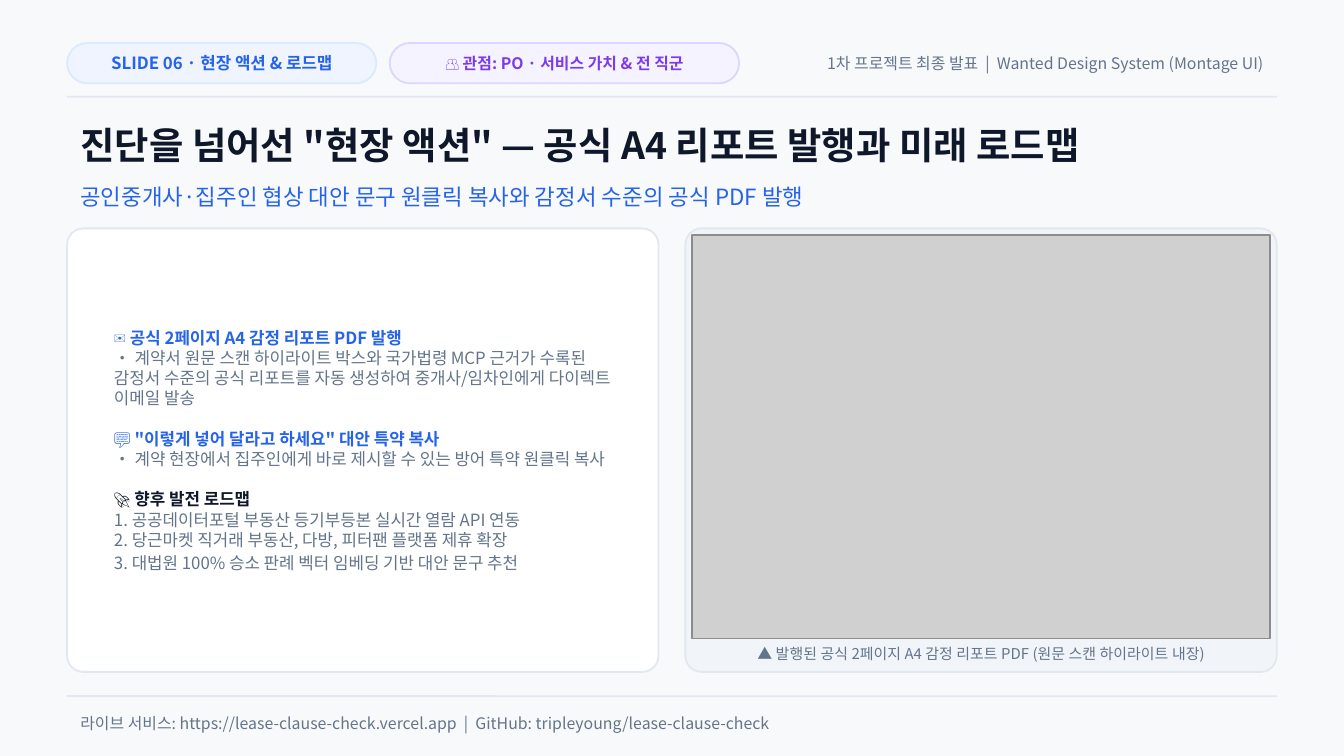
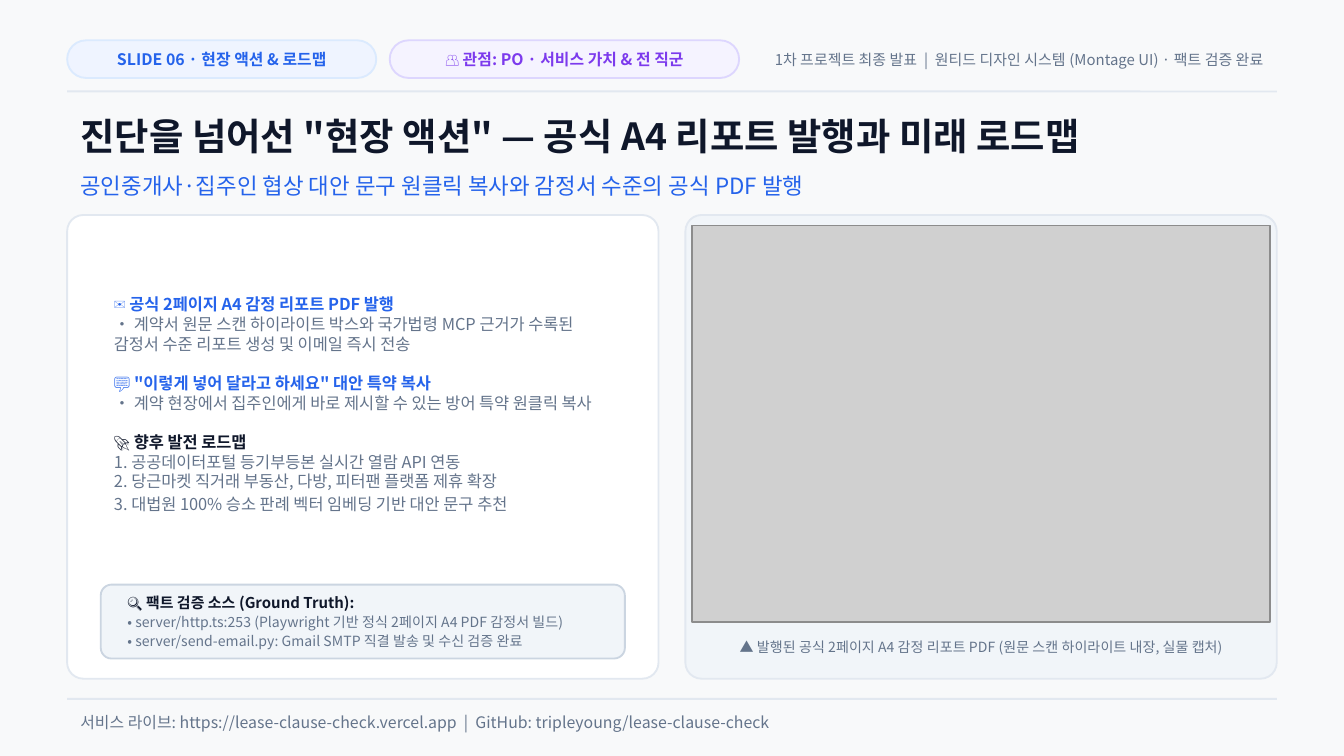
Before and after one commit to tripleyoung/lease-clause-check, a slide deck: slide 6 of submission/01_발표자료_계약서특약점검기.pptx. Drawn at 1344x756 pixels with LibreOffice and Linux fonts; fonts in the diff are those of the drawing; grey boxes stand for pictures. Boxes give left, top, right and bottom in pixels: in the first picture for what was removed or moved away, otherwise in the second. Text is boxed around its words. In the diff, an @@ line names an element or a change of style, - is before the commit and + after.

Commit message:
docs(presentation): 전 슬라이드에 팩트 검증 코드 근거(Ground Truth) 및 커밋 해시 명시

```diff
--- a/submission/01_발표자료_계약서특약점검기.pptx
+++ b/submission/01_발표자료_계약서특약점검기.pptx
@@ text "SLIDE 06 · 현장 액션 ..." at [117,51,327,67]: size 9 to 8.5 pt @@
@@ text at [775,52,1264,69]: text changed; size 8.5 to 8 pt @@
-1차 프로젝트 최종 발표 | Wanted Design System (Montage UI)
+1차 프로젝트 최종 발표 | 원티드 디자인 시스템 (Montage UI) · 팩트 검증 완료
@@ 2 rounded rectangles, 1 text, 1 line: place and size @@
-2 rounded rectangles, 1 text, 1 line at [67,43,1277,97]
+2 rounded rectangles, 1 text, 1 line at [67,40,1277,91]
@@ text "진단을 넘어선 "현장 액션" — ...": place and size @@
-text "진단을 넘어선 "현장 액션" — ..." at [80,127,1080,163]
+text "진단을 넘어선 "현장 액션" — ..." at [80,118,1080,154]
@@ text "공인중개사·집주인 협상 대안 문구 원클릭 ...": place and size @@
-text "공인중개사·집주인 협상 대안 문구 원클릭 ..." at [80,186,803,207]
+text "공인중개사·집주인 협상 대안 문구 원클릭 ..." at [80,175,803,196]
@@ rounded rectangle: place and size @@
-rounded rectangle at [67,228,659,672]
+rounded rectangle at [67,215,659,679]
@@ rounded rectangle at [67,215,659,679]: proportions changed @@
@@ rounded rectangle at [685,215,1277,679]: proportions changed @@
@@ rounded rectangle: place and size @@
-rounded rectangle at [685,228,1277,672]
+rounded rectangle at [685,215,1277,679]
@@ picture: place and size @@
-picture at [692,235,1270,638]
+picture at [692,226,1270,622]
@@ text at [114,296,592,512]: text changed; size 9 to 8.8 pt @@
-✉️ 공식 2페이지 A4 감정 리포트 PDF 발행
-• 계약서 원문 스캔 하이라이트 박스와 국가법령 MCP 근거가 수록된 감정서 수준의 공식 리포트를 자동 생성하여 중개사/임차인에게 다이렉트 이메일 발송
-💬 "이렇게 넣어 달라고 하세요" 대안 특약 복사
-• 계약 현장에서 집주인에게 바로 제시할 수 있는 방어 특약 원클릭 복사
-🚀 향후 발전 로드맵
-1. 공공데이터포털 부동산 등기부등본 실시간 열람 API 연동
-2. 당근마켓 직거래 부동산, 다방, 피터팬 플랫폼 제휴 확장
-3. 대법원 100% 승소 판례 벡터 임베딩 기반 대안 문구 추천
+✉️ 공식 2페이지 A4 감정 리포트 PDF 발행
+• 계약서 원문 스캔 하이라이트 박스와 국가법령 MCP 근거가 수록된 감정서 수준 리포트 생성 및 이메일 즉시 전송
+💬 "이렇게 넣어 달라고 하세요" 대안 특약 복사
+• 계약 현장에서 집주인에게 바로 제시할 수 있는 방어 특약 원클릭 복사
+🚀 향후 발전 로드맵
+1. 공공데이터포털 등기부등본 실시간 열람 API 연동
+2. 당근마켓 직거래 부동산, 다방, 피터팬 플랫폼 제휴 확장
+3. 대법원 100% 승소 판례 벡터 임베딩 기반 대안 문구 추천
@@ rounded rectangle added at [101,585,625,659], fill #F1F5F9, outline #CBD5E1 1 pt @@
@@ text added at [135,595,563,649], 7.5 pt, text #64748B @@
+🔍 팩트 검증 소스 (Ground Truth):
+• server/http.ts:253 (Playwright 기반 정식 2페이지 A4 PDF 감정서 빌드)
+• server/send-email.py: Gmail SMTP 직결 발송 및 수신 검증 완료
@@ text at [757,640,1223,655]: text changed; size 8 to 7.5 pt @@
-▲ 발행된 공식 2페이지 A4 감정 리포트 PDF (원문 스캔 하이라이트 내장)
+▲ 발행된 공식 2페이지 A4 감정 리포트 PDF (원문 스캔 하이라이트 내장, 실물 캡처)
@@ text at [80,715,770,732]: text changed @@
-라이브 서비스: https://lease-clause-check.vercel.app | GitHub: tripleyoung/lease-clause-check
+서비스 라이브: https://lease-clause-check.vercel.app | GitHub: tripleyoung/lease-clause-check
```
Also in this commit, not shown: 5 other slides changed, 5 other files.
